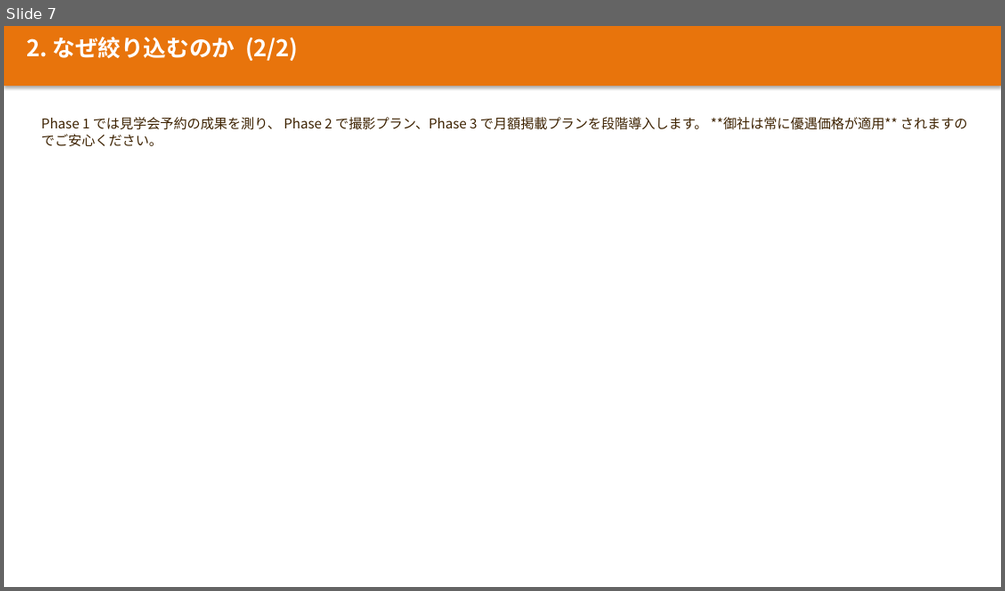
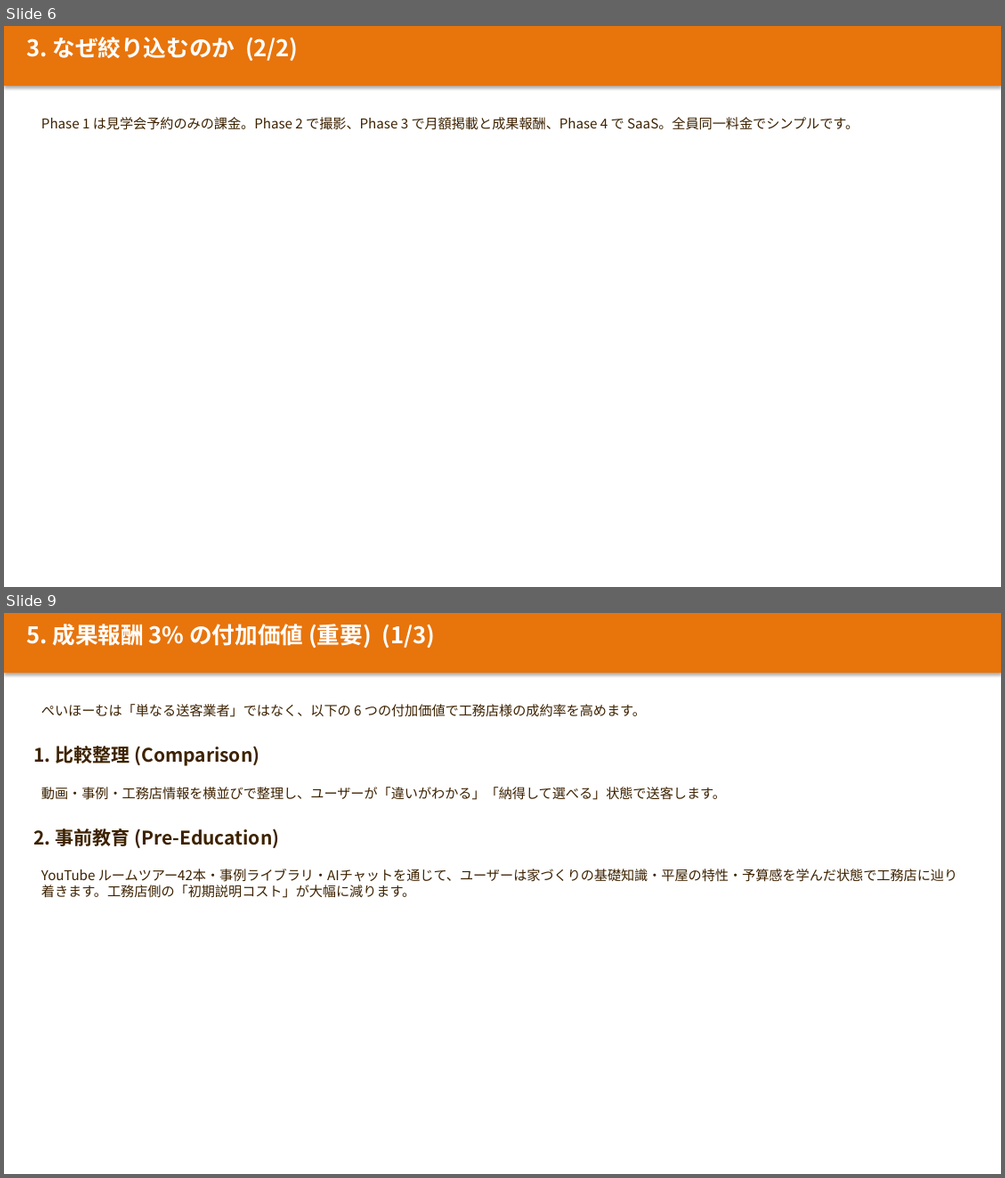
Before and after one commit to wazeka0412/payhome-next, a slide deck: docs/最新版/03_営業関係/工務店向け説明_MVP版.pptx. Shown one above the other, each under a label of ours: slide 7 before the commit, slides 6 and 9 after it; the slides between them are not shown. The pictures are 1005x591 and 1005x1178 pixels, drawn with LibreOffice and Linux fonts; fonts in the diff are those of the drawing. Boxes give left, top, right and bottom in pixels: in the first picture for what was removed or moved away, otherwise in the second. Text is boxed around its words. In the diff, an @@ line names an element or a change of style, - is before the commit and + after.

```diff
--- a/docs/最新版/03_営業関係/工務店向け説明_MVP版.pptx
+++ b/docs/最新版/03_営業関係/工務店向け説明_MVP版.pptx
@@ slide 9 added at (x1=4, y1=613, x2=1001, y2=1174), background #FFFFFF @@
@@ rectangle added at (x1=4, y1=613, x2=1001, y2=673), fill #E8740C @@
@@ text added at (x1=26, y1=624, x2=435, y2=648), 22 pt, text #FFFFFF, bold @@
+5. 成果報酬 3% の付加価値 (重要) (1/3)
@@ text added at (x1=41, y1=704, x2=646, y2=717), 13 pt, text #3D2200 @@
+ぺいほーむは「単なる送客業者」ではなく、以下の 6 つの付加価値で工務店様の成約率を高めます。
@@ text added at (x1=34, y1=744, x2=259, y2=767), 18 pt, text #3D2200, bold @@
+1. 比較整理 (Comparison)
@@ text added at (x1=41, y1=787, x2=726, y2=800), 13 pt, text #3D2200 @@
+動画・事例・工務店情報を横並びで整理し、ユーザーが「違いがわかる」「納得して選べる」状態で送客します。
@@ text added at (x1=34, y1=828, x2=279, y2=848), 18 pt, text #3D2200, bold @@
+2. 事前教育 (Pre-Education)
@@ text added at (x1=41, y1=868, x2=957, y2=898), 13 pt, text #3D2200 @@
+YouTube ルームツアー42本・事例ライブラリ・AIチャットを通じて、ユーザーは家づくりの基礎知識・平屋の特性・予算感を学んだ状態で工務店に辿り着きます。工務店側の「初期説明コスト」が大幅に減ります。
@@ what was slide 7 is now slide 6 @@
@@ slide 6 changed as well @@
@@ text at (x1=26, y1=37, x2=299, y2=61): text changed @@
-2. なぜ絞り込むのか (2/2)
+3. なぜ絞り込むのか (2/2)
@@ text at (x1=41, y1=117, x2=858, y2=130): text changed @@
-Phase 1 では見学会予約の成果を測り、 Phase 2 で撮影プラン、Phase 3 で月額掲載プランを段階導入します。 **御社は常に優遇価格が適用** されますのでご安心ください。
+Phase 1 は見学会予約のみの課金。Phase 2 で撮影、Phase 3 で月額掲載と成果報酬、Phase 4 で SaaS。全員同一料金でシンプルです。
```
Also in this commit, not shown: 11 other slides changed, 9 other slides added, 6 slides removed, 21 other files.
